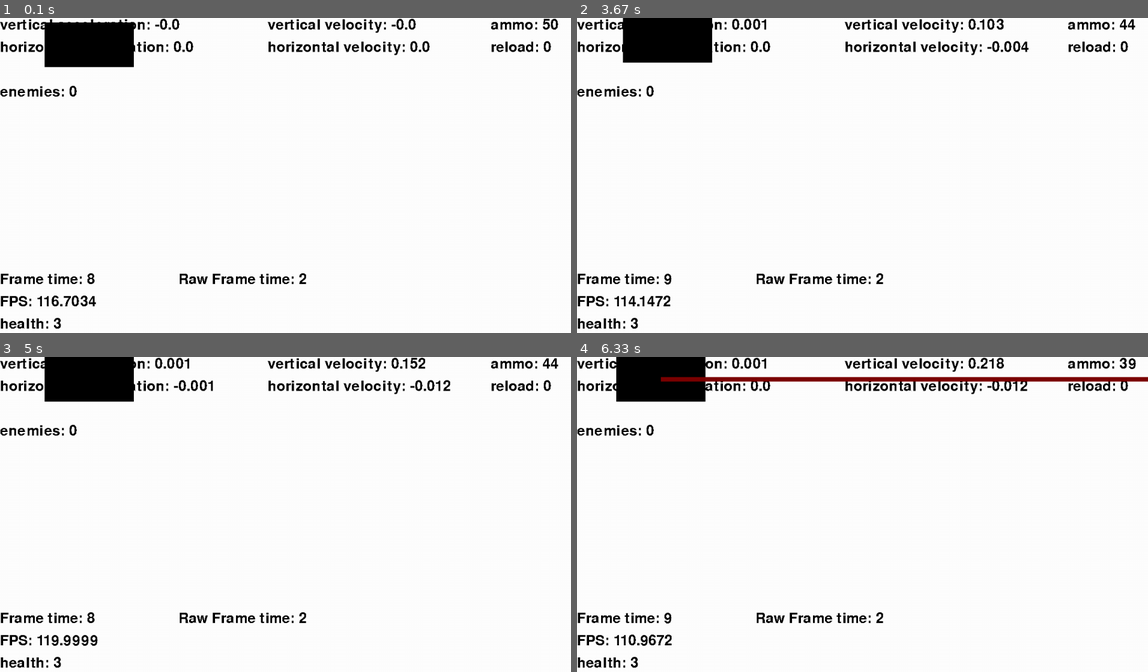
Above: before the commit, frames 1-4 (two rows, left to right).
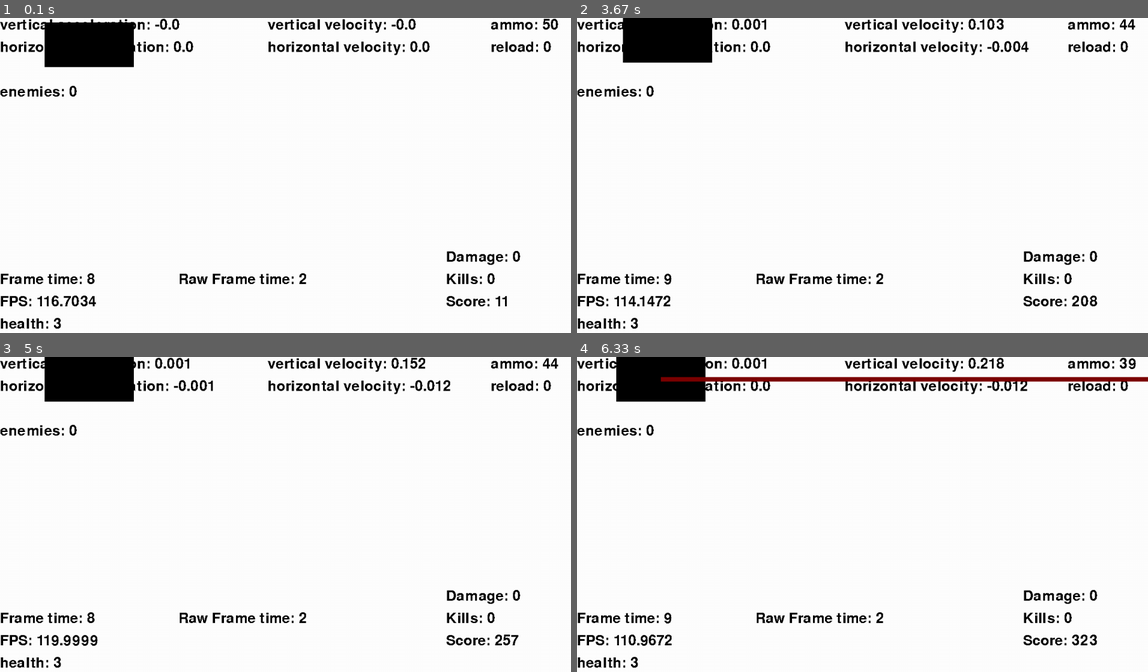
Above: after the commit, the same moments.

Repository: Ar-e-k/space-game
Game: pygame game, started from main.py
Two runs of this game, one before a commit and one after it. Both use one fixed random seed, a clock stepped at 60 frames per second and the inputs below.
Inputs:
- Up to frame 1 (0.1 s): no input
- Up to frame 2 (3.67 s): tap F at 0.33, 0.82, 3.48 s; hold D 0.67-1.13 s; tap Space at 0.73, 1.03, 1.23, 1.57, 1.87, 2.63, 2.97, 3.27, 3.4 s; hold W 1.17-1.47 s; hold A 2.9-3.3 s; hold W from 3.33 s (still down)
- Up to frame 3 (5 s): release W at 3.7 s; tap Space at 4.47, 4.87 s; hold A from 4.8 s (still down); tap F at 4.95 s
- Up to frame 4 (6.33 s): tap Space at 5.17, 5.37, 5.67, 5.87, 6.2 s; release A at 5.27 s; hold D 5.3-5.77 s; hold W 5.8-6.1 s; tap F at 6.28 s

The runs differ from the first frame. In frame 1, 0.5% of the frame differs, in the area x 78-92%, y 73-92%; in frame 2, 0.6%; in frame 3, 0.6%; in frame 4, 0.6%.

Commit message:
added score count and some more lasers

Diff:
--- a/main.py
+++ b/main.py
@@ -34,10 +34,11 @@
         self.iterate_enemies(fire_check)
         if fire_check:
             self.draw_fire()
+        self.update_score()
         return self.status
 
     def update_score(self):
-        pass
+        self.player.gain_score()
 
     def spawn_enemis(self):
         number=random()*100
@@ -99,6 +100,10 @@
         self.get_text(str("Frame time: "+str(round(fps.get_time(), 4))), [0, screen_y-150])
         self.get_text(str("Raw Frame time: "+str(round(fps.get_rawtime(), 4))), [400, screen_y-150])
 
+        self.get_text(str("Score: "+str(self.player.score)), [1000, screen_y-100])
+        self.get_text(str("Kills: "+str(self.player.kills)), [1000, screen_y-150])
+        self.get_text(str("Damage: "+str(self.player.damage)), [1000, screen_y-200])
+
     def get_text(self, text, pos, colour=[0,0,0]):
         acceleration=self._font.render(text, False, colour)
         self._screen.blit(acceleration, pos)
@@ -147,9 +152,11 @@
     def check_colisions_laser(self, laser_box, index, enemy, box):
         if box.colliderect(laser_box):
             alive=enemy.get_damage(self.player.gun.damage)
+            self.player.gain_damage()
             if alive:
                 pass
             else:
+                self.player.gain_kills()
                 self._enemies.pop(index)
 
     def end_game(self):
@@ -166,6 +173,7 @@
     player=sprites.player(100, 10, 3, 100000, 100, [200, 100], [screen_x, screen_y])
     basic_gun=sprites.gun(50, 10, [screen_x, 10], 200, 0.002)
     cleaner=sprites.gun(50, 10000, [screen_x, 2*screen_y], 0, 0)
+    front_recoil=sprites.gun(200, 5, [screen_x, 20], 100, -0.005)
     player.load_gun(basic_gun)
     play=game(screen, player)
     paused=False
--- a/sprites.py
+++ b/sprites.py
@@ -22,6 +22,10 @@
         self.size=size
 
         self.recoil=0
+
+        self.score=0
+        self.kills=0
+        self.damage=0
 
     def load_gun(self, gun):
         self.gun=gun
@@ -57,6 +61,17 @@
             return False
         else:
             return True
+
+    def gain_kills(self):
+        self.kills+=1
+        self.score+=1
+
+    def gain_score(self):
+        self.score+=1
+
+    def gain_damage(self):
+        self.damage+=self.gun.damage
+        self.score+=1
 
     def return_box(self):
         box=pygame.Rect([self.x_cord, self.y_cord], self.size) # The actuall box
